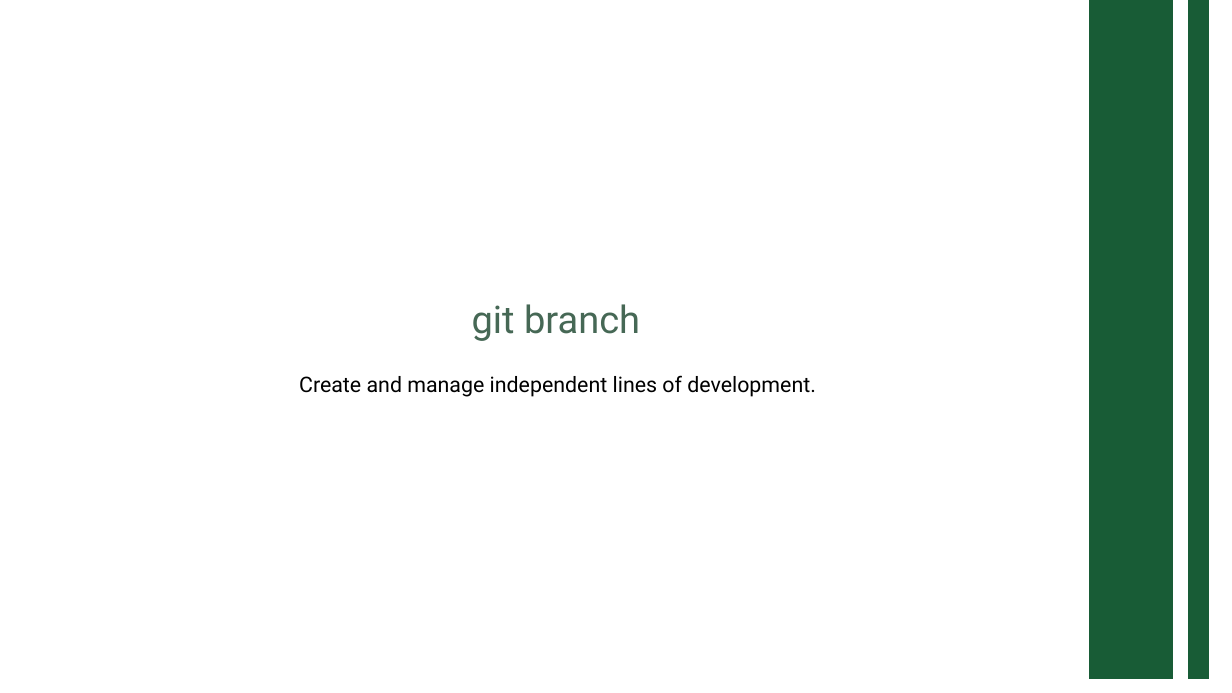
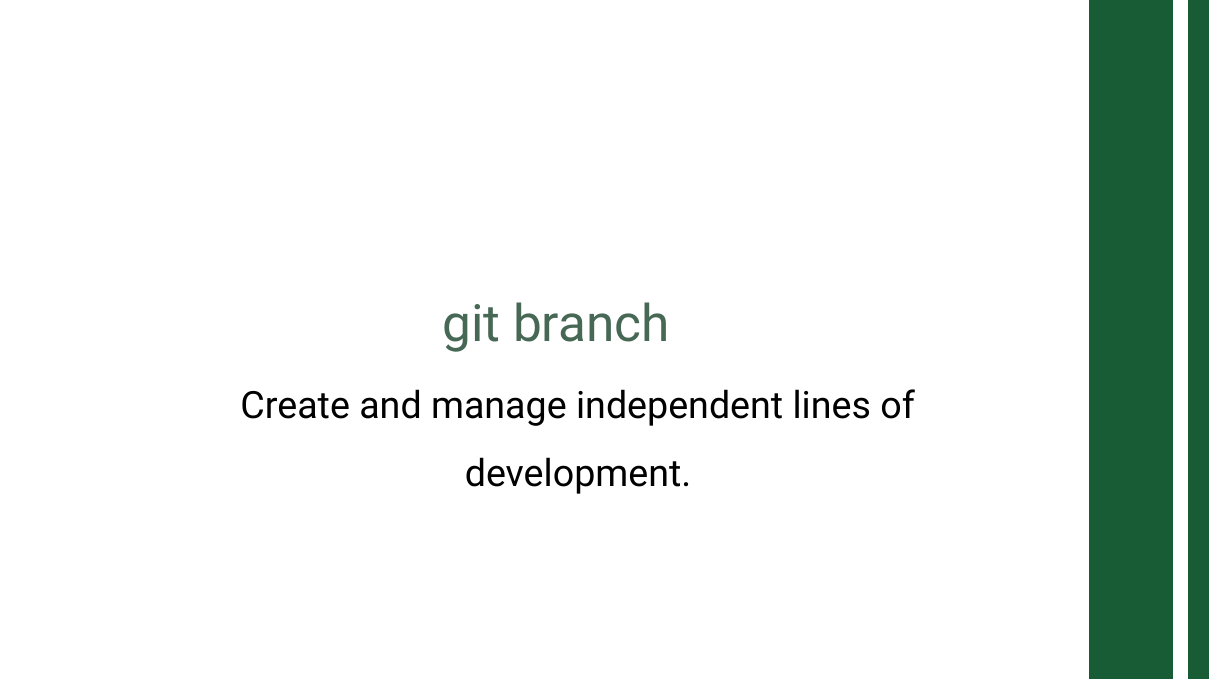
Before and after one commit to shashanth-devappsys/git-training, a slide deck: slide 8 of git_presentation.pptx. Drawn at 1232x693 pixels with LibreOffice and Linux fonts; fonts in the diff are those of the drawing. Boxes give left, top, right and bottom in pixels: in the first picture for what was removed or moved away, otherwise in the second. Text is boxed around its words. In the diff, an @@ line names an element or a change of style, - is before the commit and + after.

Commit message:
updated font size

```diff
--- a/git_presentation.pptx
+++ b/git_presentation.pptx
@@ text "git branch" at [442,302,669,352]: size 44.5 to 60 pt @@
@@ text "Create and manage independent lines ...": place and size @@
-text "Create and manage independent lines ..." at [299,375,816,397]
+text "Create and manage independent lines ..." at [240,389,915,494]
@@ text "Create and manage independent lines ..." at [240,389,915,494]: size 25 to 44 pt @@
```
Also in this commit, not shown: 12 other slides changed.
